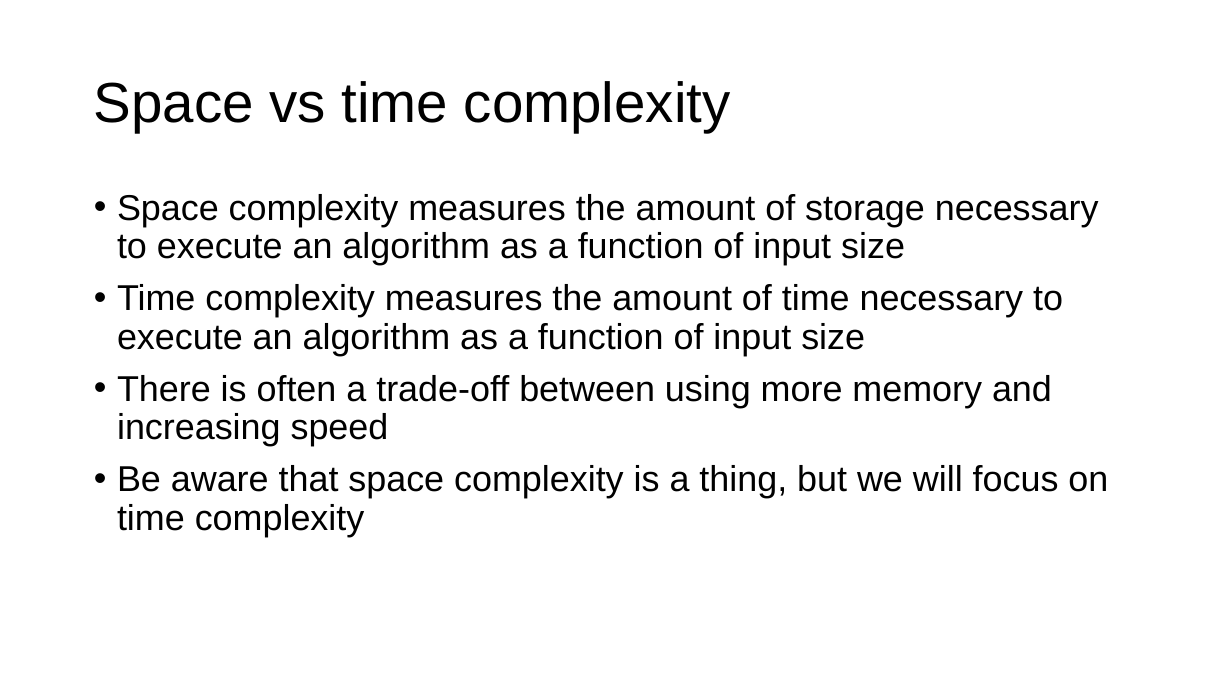
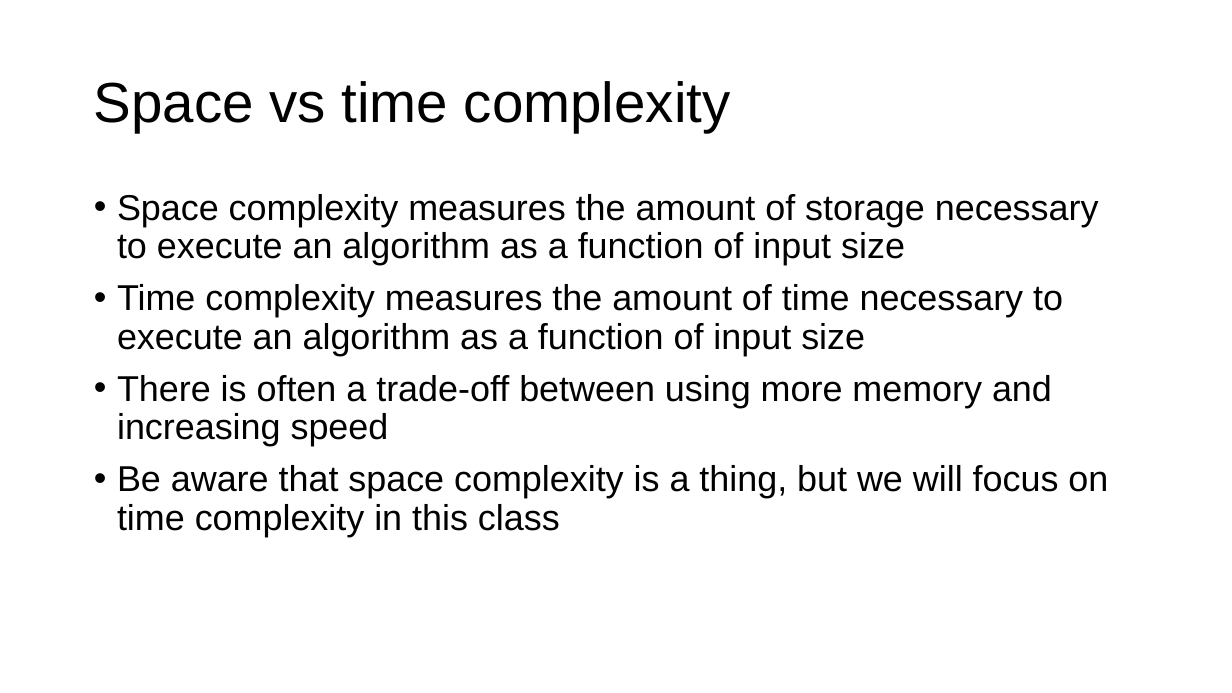
Before and after one commit to parrt/msds689, a slide deck: slide 5 of notes/complexity.pptx. Drawn at 1232x693 pixels with LibreOffice and Linux fonts; fonts in the diff are those of the drawing; background and template pictures are left out. Boxes give left, top, right and bottom in pixels: in the first picture for what was removed or moved away, otherwise in the second. Text is boxed around its words. In the diff, an @@ line names an element or a change of style, - is before the commit and + after.

```diff
--- a/notes/complexity.pptx
+++ b/notes/complexity.pptx
@@ text at (117, 465, 1108, 537): text changed @@
-• Be aware that space complexity is a thing, but we will focus on time complexity
+• Be aware that space complexity is a thing, but we will focus on time complexity in this class
```
Also in this commit, not shown: 11 other slides changed, 3 slides added, 1 slide removed, 3 other files.
